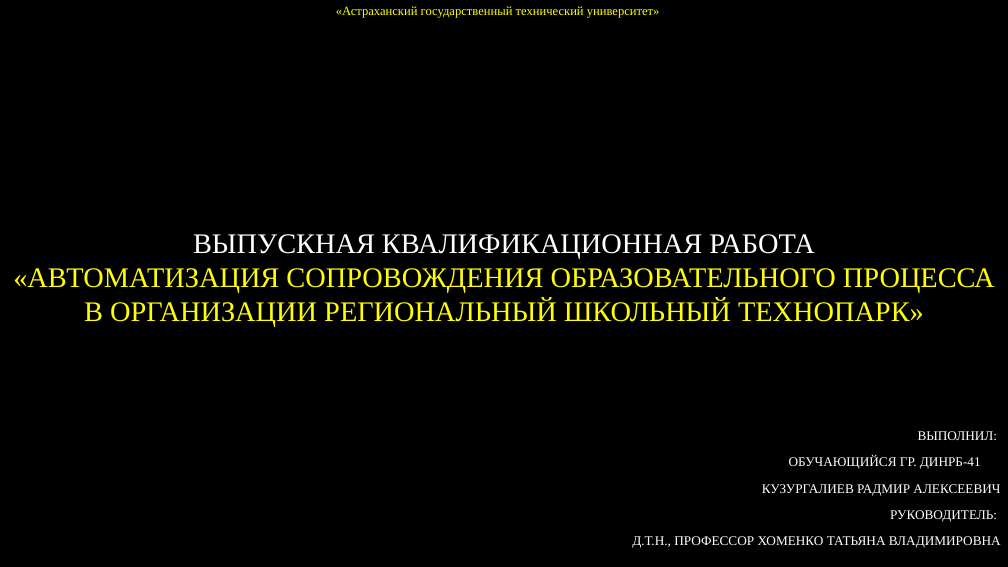
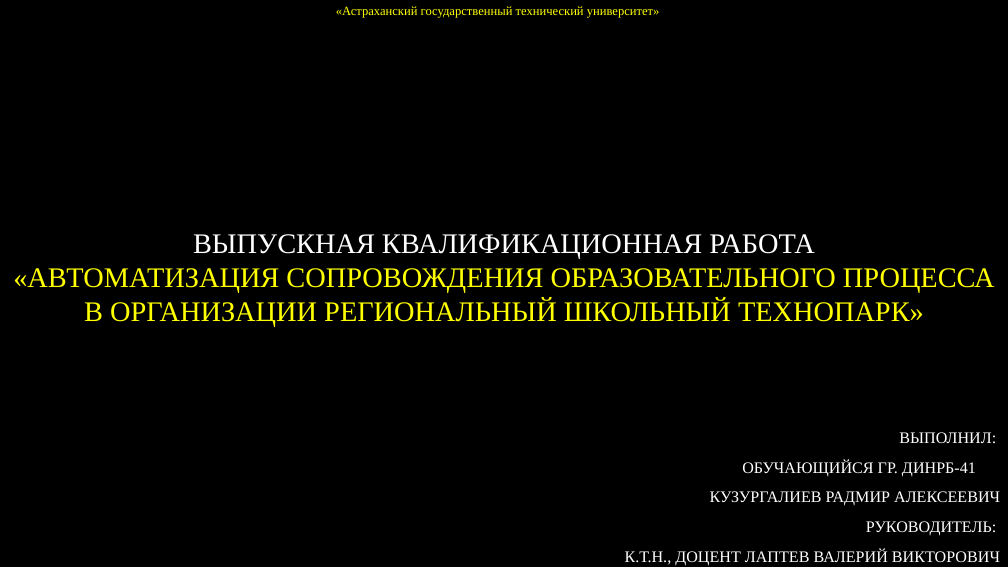
Before and after one commit to RAdKuzur/ASTU, a slide deck: slide 1 of Дипломная работа/Консультации Хоменко/Презентация.pptx. Drawn at 1008x567 pixels with LibreOffice and Linux fonts; fonts in the diff are those of the drawing; background and template pictures are left out. Boxes give left, top, right and bottom in pixels: in the first picture for what was removed or moved away, otherwise in the second. Text is boxed around its words. In the diff, an @@ line names an element or a change of style, - is before the commit and + after.

Commit message:
fix

```diff
--- a/Дипломная работа/Консультации Хоменко/Презентация.pptx
+++ b/Дипломная работа/Консультации Хоменко/Презентация.pptx
@@ subtitle at (x1=710, y1=432, x2=1000, y2=536): size 12.6 to 15.3 pt in "ВЫПОЛНИЛ:", "ОБУЧАЮЩИЙСЯ ГР. ДИНРБ-41", "КУЗУРГАЛИЕВ РАДМИР АЛЕКСЕЕВИЧ", "РУКОВОДИТЕЛЬ:" @@
@@ subtitle at (x1=625, y1=549, x2=1000, y2=566): text changed; size 12.6 to 15.3 pt @@
-Д.Т.Н., ПРОФЕССОР ХОМЕНКО ТАТЬЯНА ВЛАДИМИРОВНА
+К.Т.Н., ДОЦЕНТ ЛАПТЕВ ВАЛЕРИЙ ВИКТОРОВИЧ
```
Also in this commit, not shown: 1 other slide changed.
